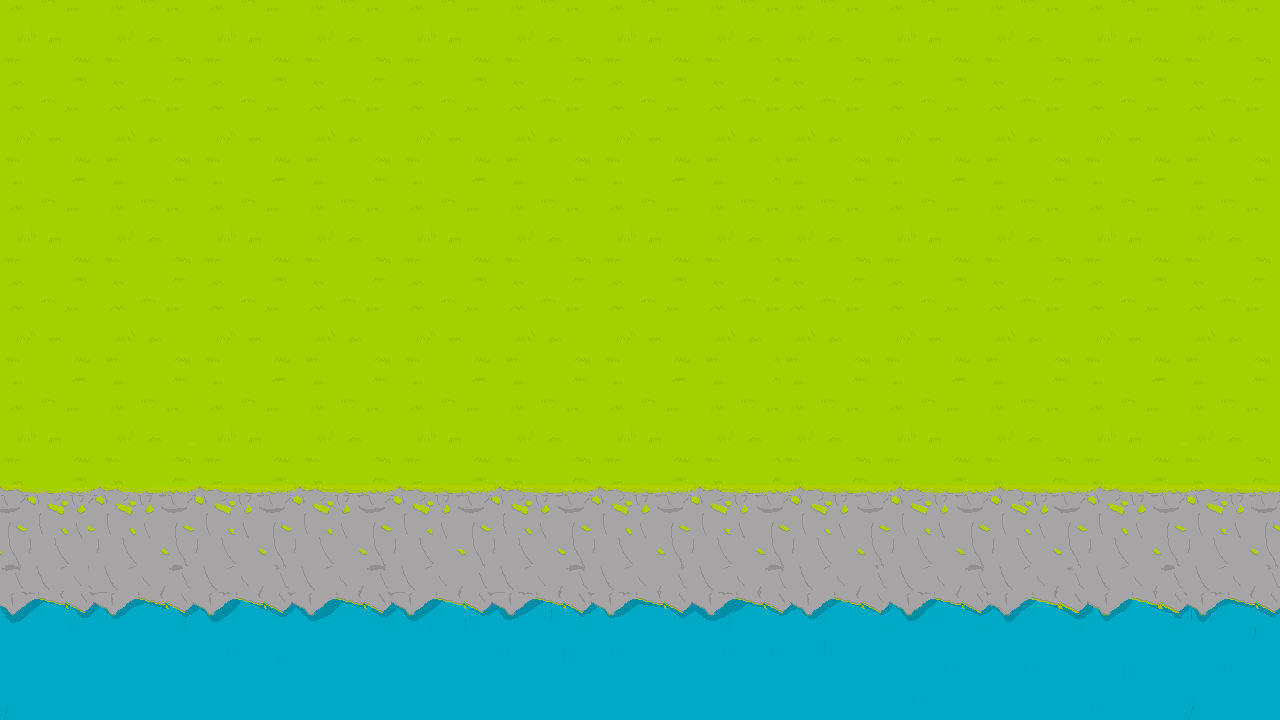
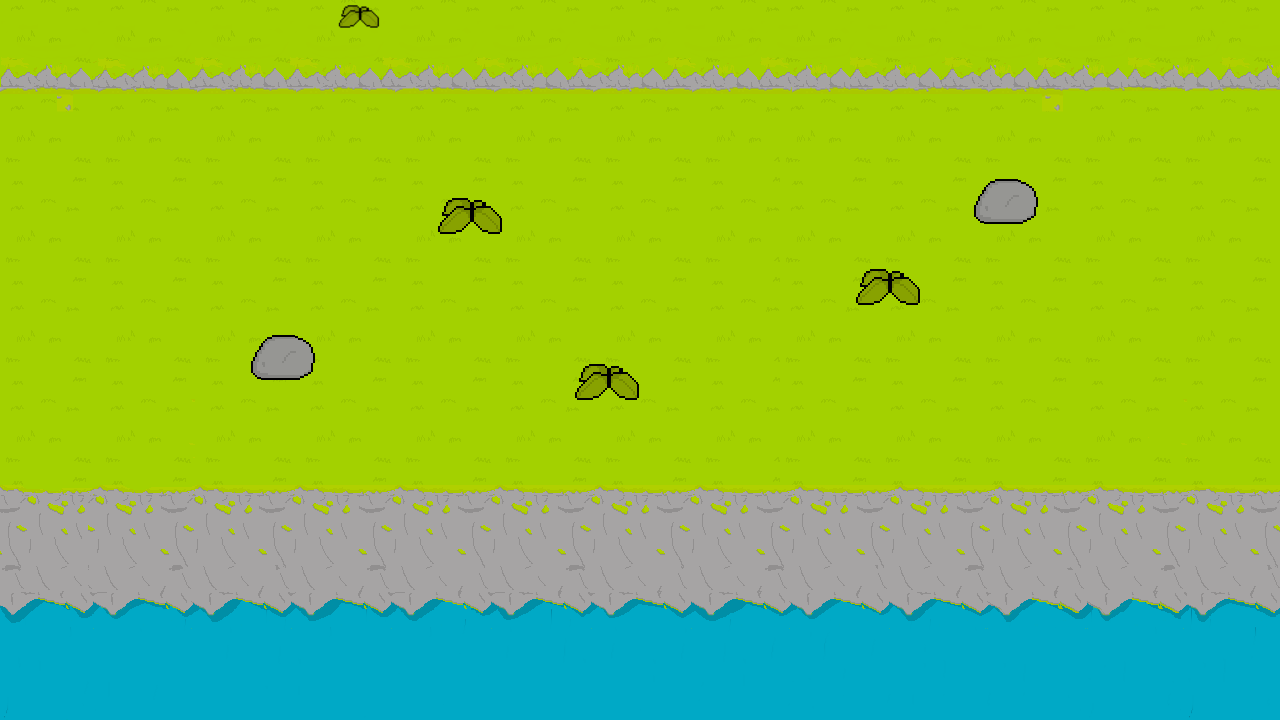
Comparing the layer stacks of the two w=1280, h=720 images. Changes:
added layer "vegetacao" above "cima" over left=251, top=5, right=1038, bottom=400
added layer "cima" above "Camada 0" over left=0, top=21, right=1280, bottom=112
